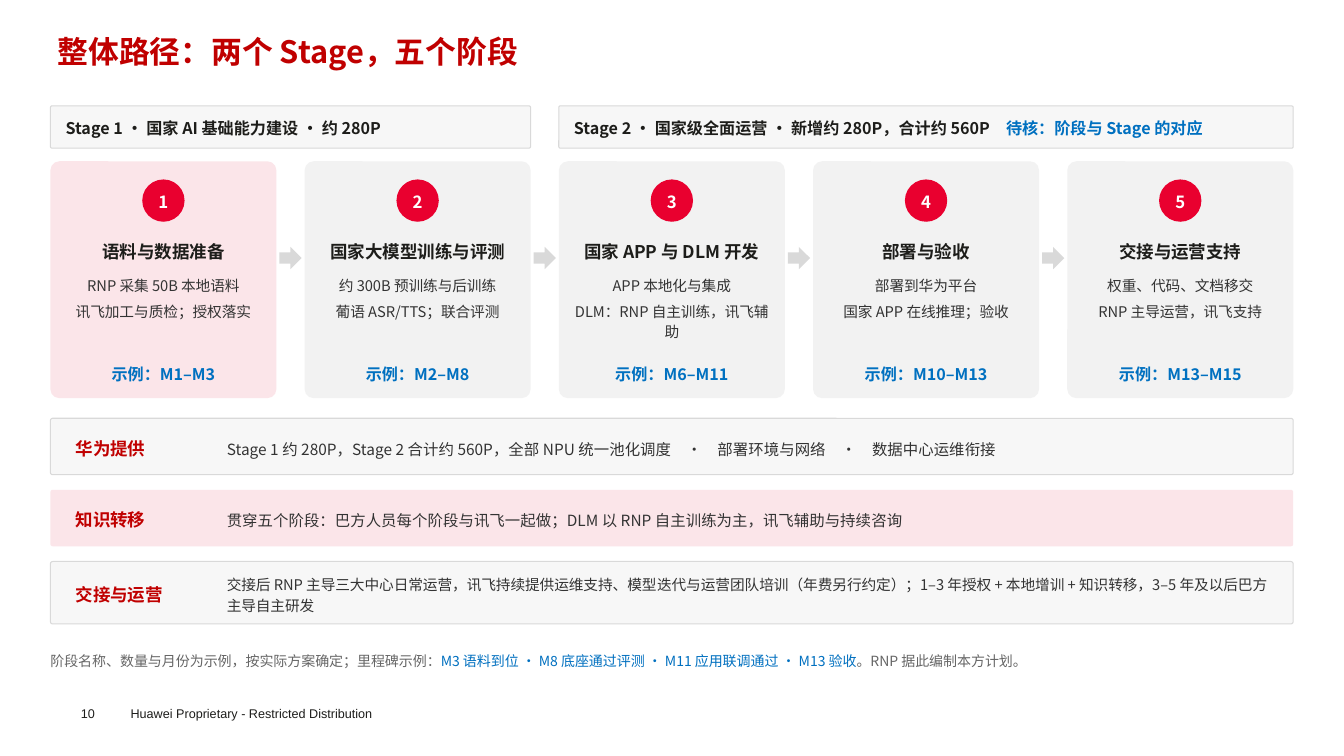
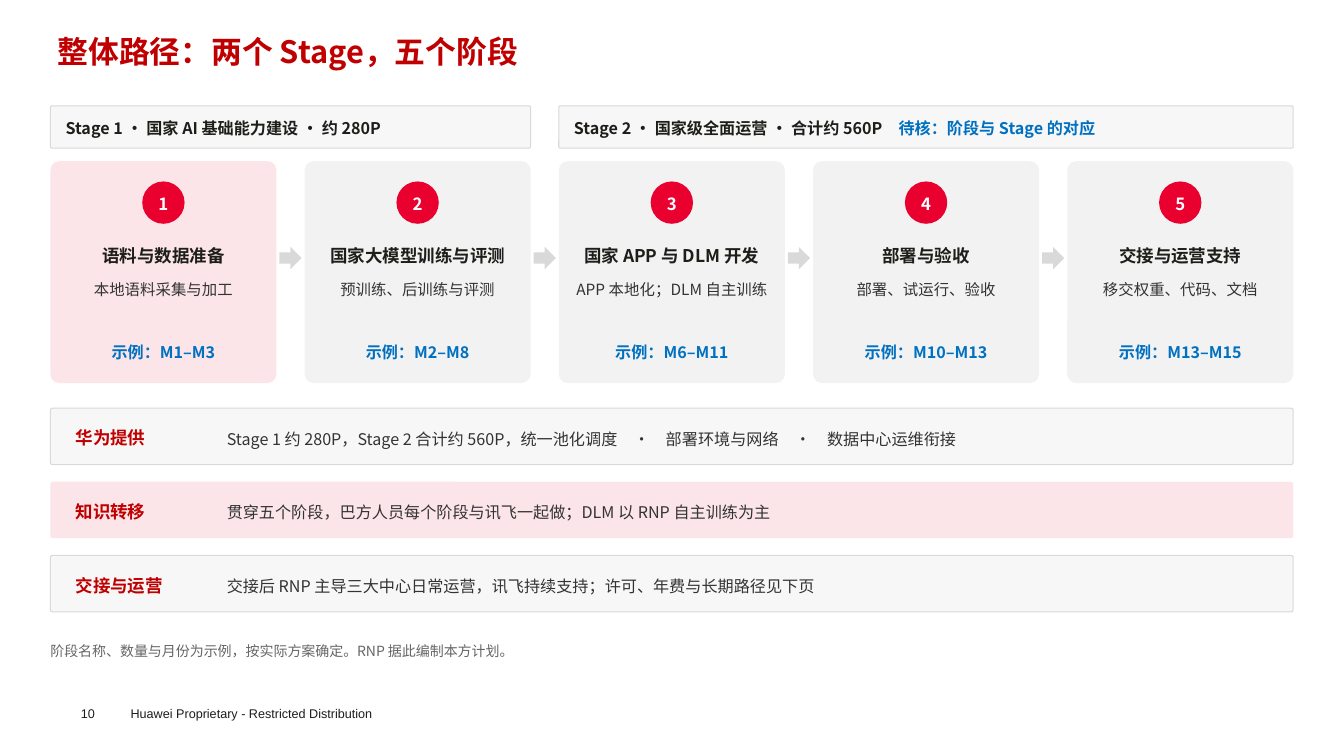
Before and after one commit to chyhcs/wyyh, a slide deck: slide 10 of RNP-讯飞交流-会议版.pptx. Drawn at 1344x756 pixels with LibreOffice and Linux fonts; fonts in the diff are those of the drawing; background and template pictures are left out. Boxes give left, top, right and bottom in pixels: in the first picture for what was removed or moved away, otherwise in the second. Text is boxed around its words. In the diff, an @@ line names an element or a change of style, - is before the commit and + after.

```diff
--- a/RNP-讯飞交流-会议版.pptx
+++ b/RNP-讯飞交流-会议版.pptx
@@ text at bbox=[574, 120, 1095, 138]: text changed @@
-Stage 2 · 国家级全面运营 · 新增约 280P，合计约 560P 待核：阶段与 Stage 的对应
+Stage 2 · 国家级全面运营 · 合计约 560P 待核：阶段与 Stage 的对应
@@ rounded rectangle: place and size @@
-rounded rectangle at bbox=[50, 161, 276, 398]
+rounded rectangle at bbox=[50, 161, 276, 383]
@@ rounded rectangle: place and size @@
-rounded rectangle at bbox=[304, 161, 530, 398]
+rounded rectangle at bbox=[304, 161, 530, 383]
@@ rounded rectangle: place and size @@
-rounded rectangle at bbox=[559, 161, 784, 398]
+rounded rectangle at bbox=[559, 161, 784, 383]
@@ rounded rectangle: place and size @@
-rounded rectangle at bbox=[814, 161, 1040, 398]
+rounded rectangle at bbox=[814, 161, 1040, 383]
@@ rounded rectangle: place and size @@
-rounded rectangle at bbox=[1068, 161, 1294, 398]
+rounded rectangle at bbox=[1068, 161, 1294, 383]
@@ 5 texts: place and size @@
-5 texts at bbox=[102, 243, 1241, 260]
+5 texts at bbox=[102, 247, 1241, 264]
@@ text at bbox=[94, 282, 233, 297]: text changed; size 10.5 to 11 pt @@
-RNP 采集 50B 本地语料
-讯飞加工与质检；授权落实
+本地语料采集与加工
@@ text at bbox=[340, 282, 494, 297]: text changed; size 10.5 to 11 pt @@
-约 300B 预训练与后训练
-葡语 ASR/TTS；联合评测
+预训练、后训练与评测
@@ text at bbox=[576, 282, 768, 297]: text changed; size 10.5 to 11 pt @@
-APP 本地化与集成
-DLM：RNP 自主训练，讯飞辅助
+APP 本地化；DLM 自主训练
@@ text at bbox=[857, 282, 996, 297]: text changed; size 10.5 to 11 pt @@
-部署到华为平台
-国家 APP 在线推理；验收
+部署、试运行、验收
@@ text at bbox=[1103, 282, 1257, 297]: text changed; size 10.5 to 11 pt @@
-权重、代码、文档移交
-RNP 主导运营，讯飞支持
+移交权重、代码、文档
@@ 5 texts: place and size @@
-5 texts at bbox=[112, 366, 1242, 382]
+5 texts at bbox=[112, 344, 1242, 360]
@@ 3 texts, 2 rounded rectangles: place and size @@
-3 texts, 2 rounded rectangles at bbox=[50, 418, 1294, 603]
+3 texts, 2 rounded rectangles at bbox=[50, 408, 1294, 594]
@@ text at bbox=[227, 431, 956, 449]: text changed; size 11 to 11.5 pt @@
-Stage 1 约 280P，Stage 2 合计约 560P，全部 NPU 统一池化调度 · 部署环境与网络 · 数据中心运维衔接
+Stage 1 约 280P，Stage 2 合计约 560P，统一池化调度 · 部署环境与网络 · 数据中心运维衔接
@@ text at bbox=[227, 504, 771, 521]: text changed; size 11 to 11.5 pt @@
-贯穿五个阶段：巴方人员每个阶段与讯飞一起做；DLM 以 RNP 自主训练为主，讯飞辅助与持续咨询
+贯穿五个阶段，巴方人员每个阶段与讯飞一起做；DLM 以 RNP 自主训练为主
@@ rounded rectangle: place and size @@
-rounded rectangle at bbox=[50, 562, 1294, 624]
+rounded rectangle at bbox=[50, 556, 1294, 612]
@@ text at bbox=[227, 578, 814, 595]: text changed; size 10.5 to 11.5 pt @@
-交接后 RNP 主导三大中心日常运营，讯飞持续提供运维支持、模型迭代与运营团队培训（年费另行约定）；1–3 年授权 + 本地增训 + 知识转移，3–5 年及以后巴方主导自主研发
+交接后 RNP 主导三大中心日常运营，讯飞持续支持；许可、年费与长期路径见下页
@@ text at bbox=[50, 644, 514, 657]: text changed @@
-阶段名称、数量与月份为示例，按实际方案确定；里程碑示例：M3 语料到位 · M8 底座通过评测 · M11 应用联调通过 · M13 验收。RNP 据此编制本方计划。
+阶段名称、数量与月份为示例，按实际方案确定。RNP 据此编制本方计划。
```
Also in this commit, not shown: 8 other slides changed, 1 other file.
